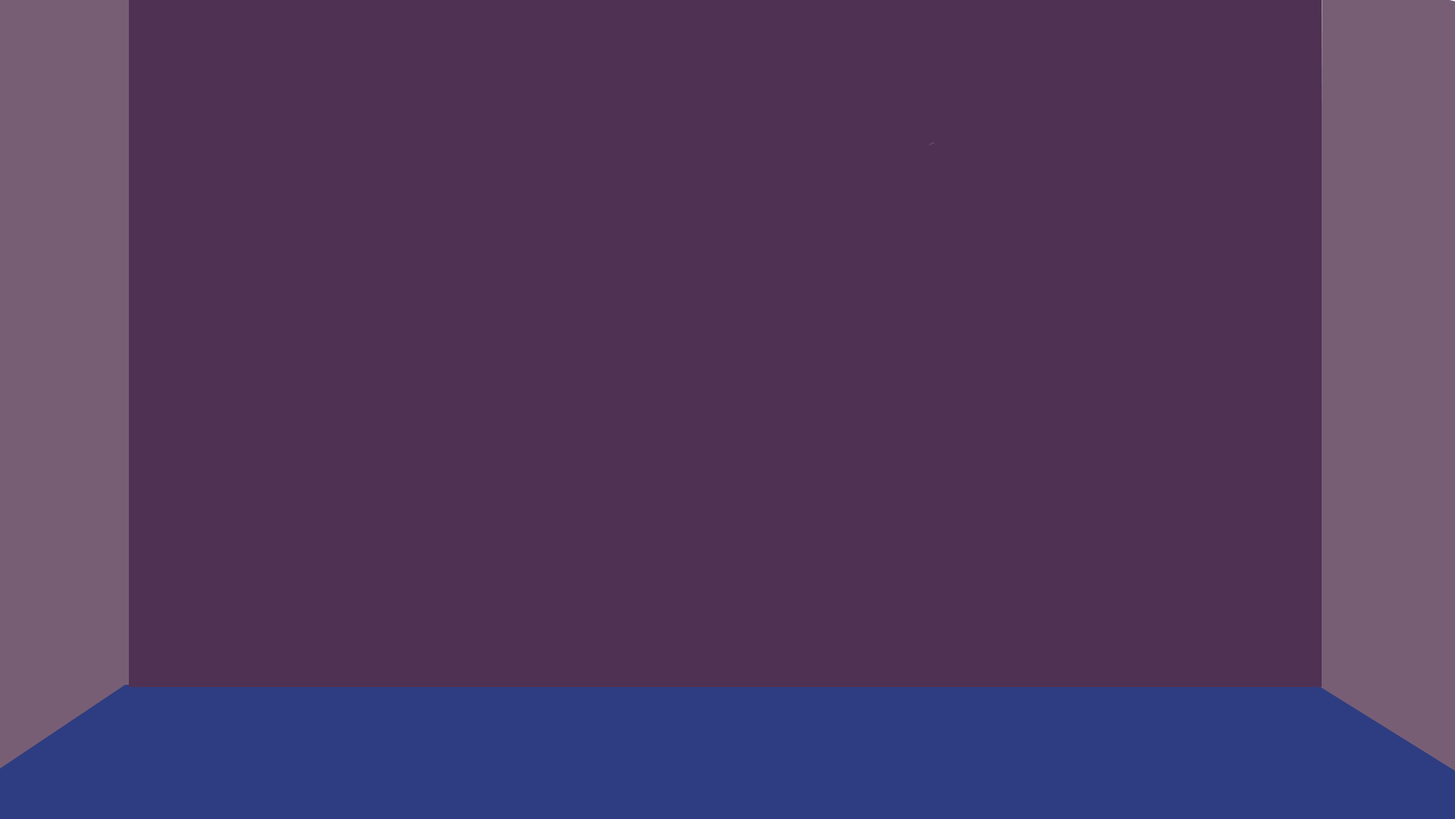
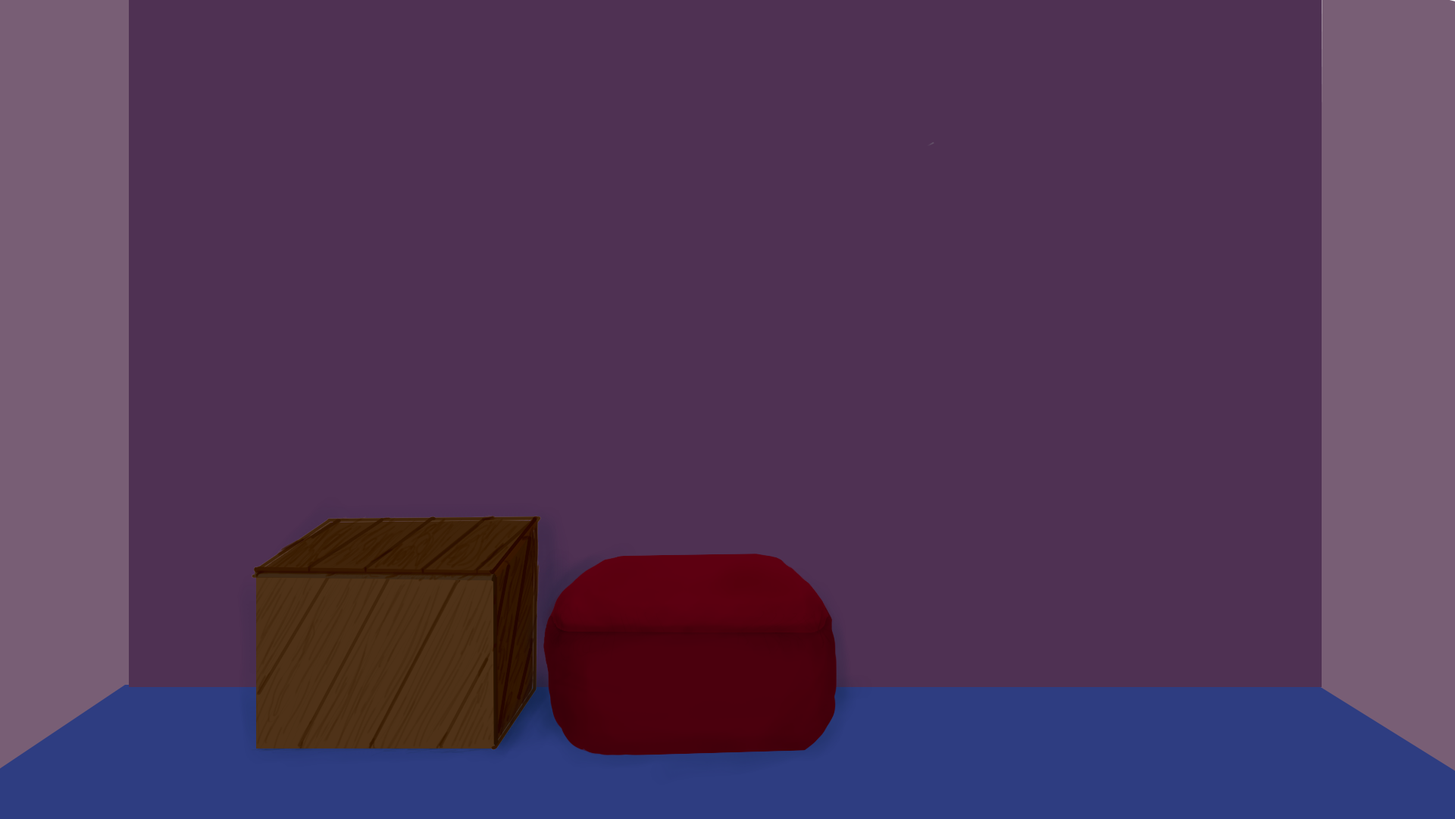
Layered file, before and after one edit (w=1455, h=819). Changes by layer:
showed group "Ottoman" (2 layers) over [486, 541, 862, 779]
painted on "Layer8" over [541, 552, 837, 755]
painted on "Layer9" over [486, 541, 862, 779]
showed group "Crate" (3 layers) over [240, 505, 571, 762]
painted on "Layer7" over [251, 515, 542, 750]
painted on "Layer5" over [251, 514, 542, 750]
painted on "Layer10" over [240, 505, 571, 762]
